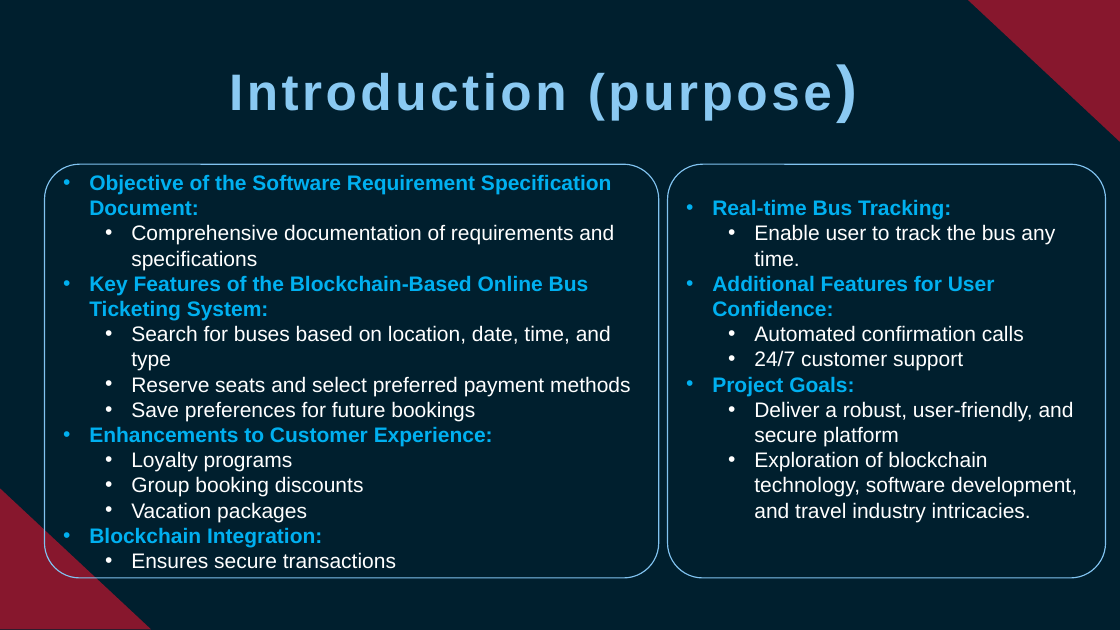
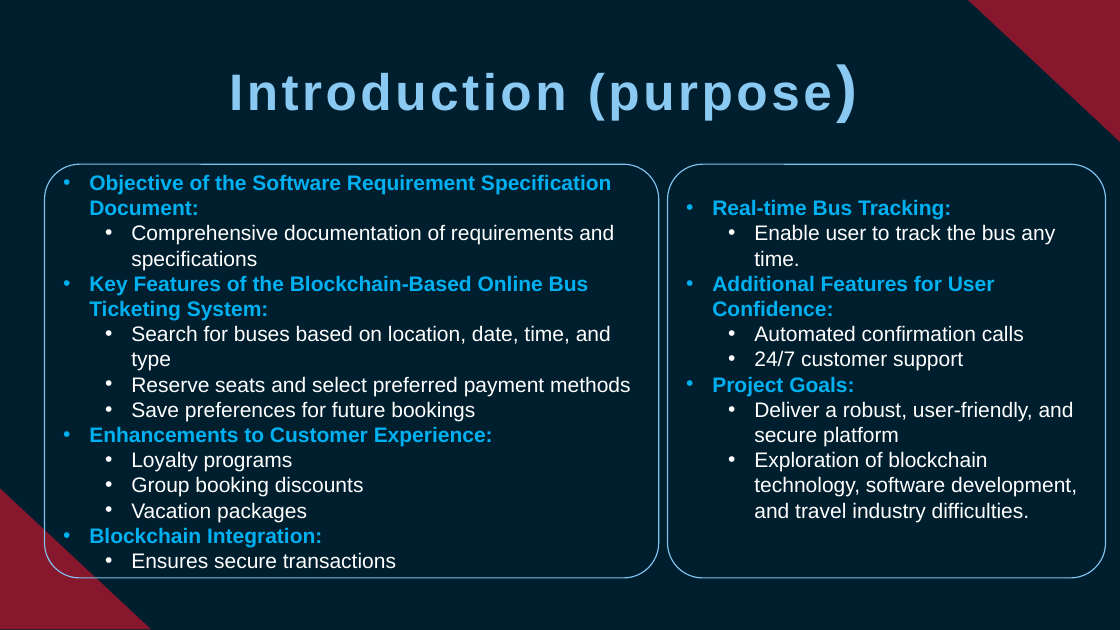
Before and after one commit to saadraj4/fyp, a slide deck: slide 3 of Blockchain Ticketing System Mid Defence presentation.pptx. Drawn at 1120x630 pixels with LibreOffice and Linux fonts; fonts in the diff are those of the drawing; background and template pictures are left out. Boxes give left, top, right and bottom in pixels: in the first picture for what was removed or moved away, otherwise in the second. Text is boxed around its words. In the diff, an @@ line names an element or a change of style, - is before the commit and + after.

```diff
--- a/Blockchain Ticketing System Mid Defence presentation.pptx
+++ b/Blockchain Ticketing System Mid Defence presentation.pptx
@@ text in rounded rectangle at (x1=754, y1=451, x2=1077, y2=522): text changed @@
-  • Exploration of blockchain technology, software development, and travel industry intricacies.
+  • Exploration of blockchain technology, software development, and travel industry difficulties.
```
Also in this commit, not shown: 3 other slides changed.
